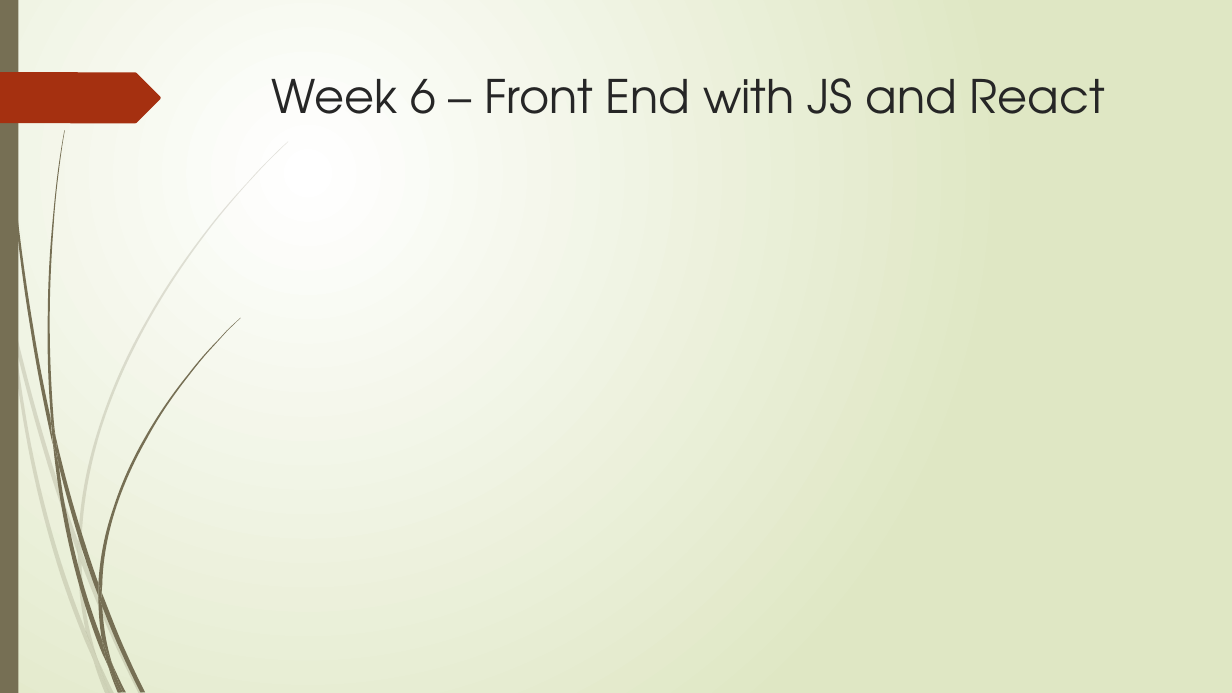
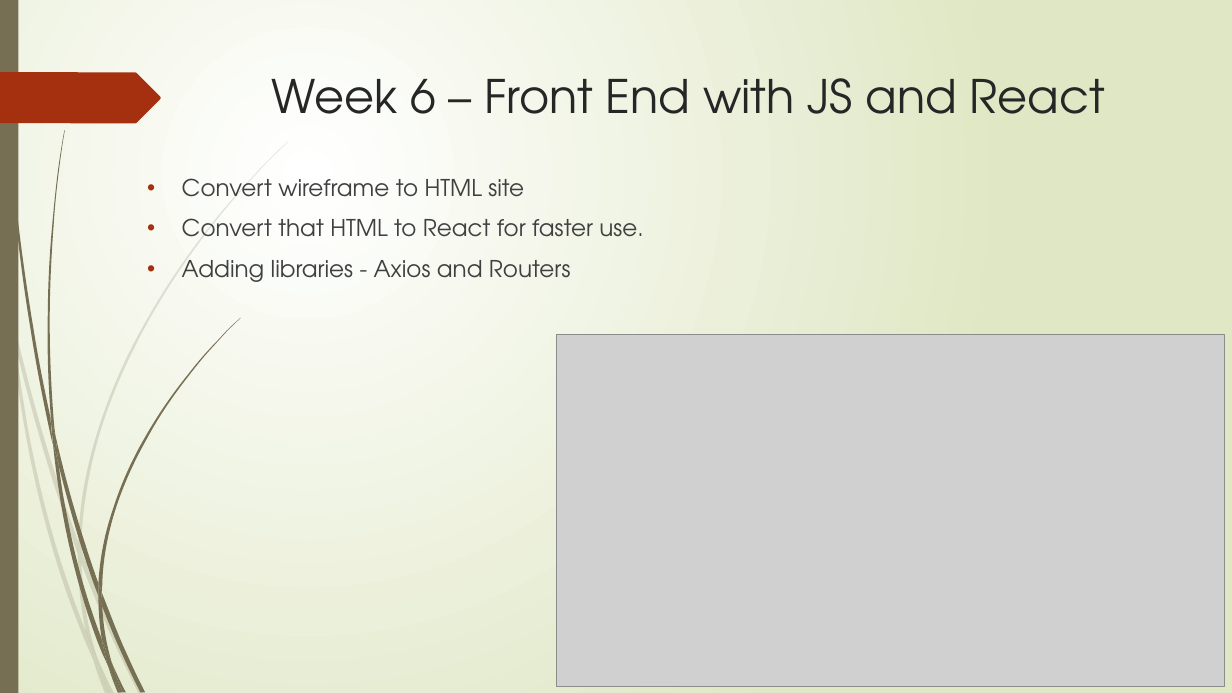
Before and after one commit to RM147/StoryGen, a slide deck: slide 9 of Project Presentation.pptx (slide 8 before the commit). Drawn at 1232x693 pixels with LibreOffice and Linux fonts; fonts in the diff are those of the drawing; grey boxes stand for pictures. Boxes give left, top, right and bottom in pixels: in the first picture for what was removed or moved away, otherwise in the second. Text is boxed around its words. In the diff, an @@ line names an element or a change of style, - is before the commit and + after.

```diff
--- a/Project Presentation.pptx
+++ b/Project Presentation.pptx
@@ text added at (182, 178, 643, 282), 18 pt, text #404040 @@
+• Convert wireframe to HTML site
+• Convert that HTML to React for faster use.
+• Adding libraries - Axios and Routers
@@ picture added at (557, 335, 1226, 687) @@
```
Also in this commit, not shown: 5 other slides changed, 1 slide added, 4 other files.
